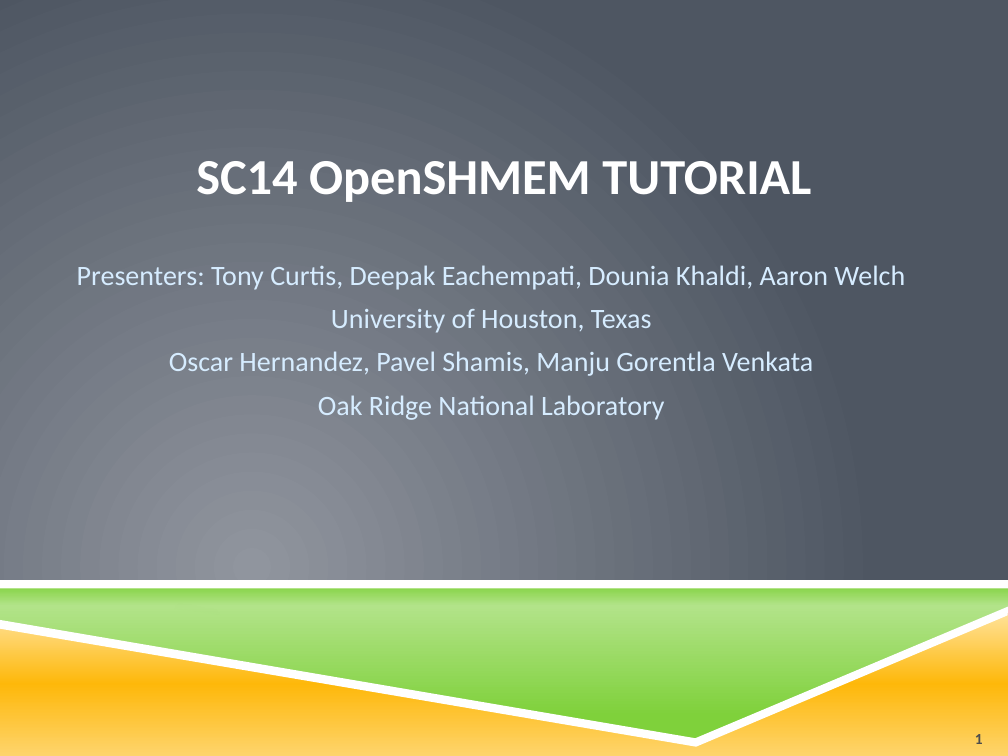
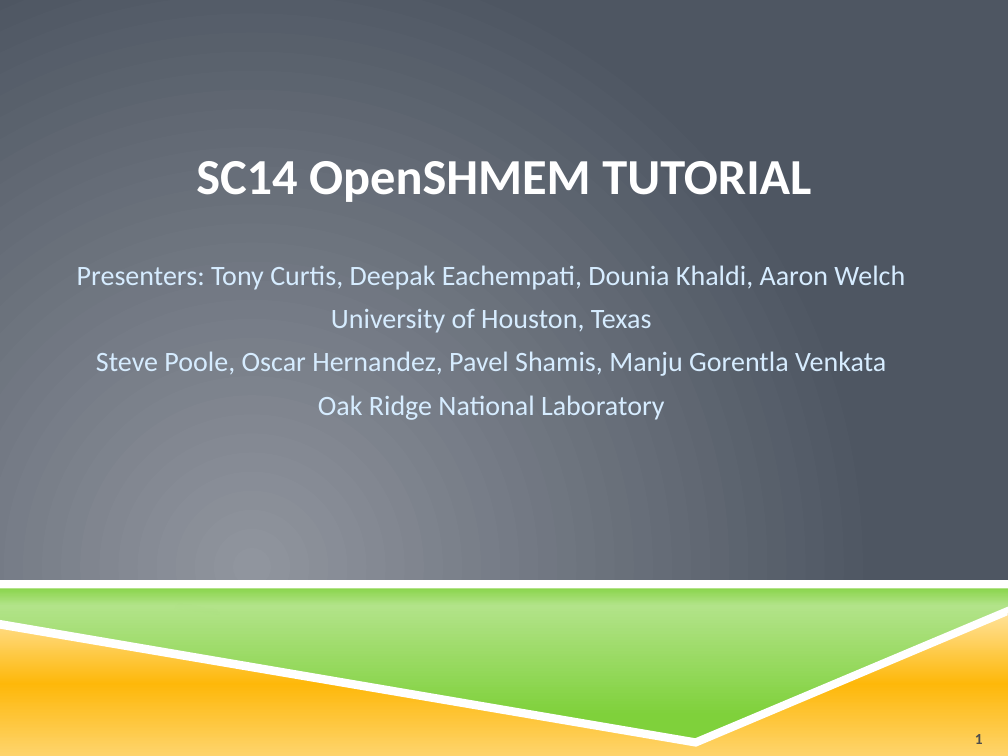
Before and after one commit to openshmem-org/sc14-tutorial, a slide deck: slide 1 of sc14-tutorial-intro.pptx. Drawn at 1008x756 pixels with LibreOffice and Linux fonts; fonts in the diff are those of the drawing; background and template pictures are left out. Boxes give left, top, right and bottom in pixels: in the first picture for what was removed or moved away, otherwise in the second. Text is boxed around its words. In the diff, an @@ line names an element or a change of style, - is before the commit and + after.

Commit message:
Addition of SP's name went weird...

```diff
--- a/sc14-tutorial-intro.pptx
+++ b/sc14-tutorial-intro.pptx
@@ subtitle at (96,351,886,376): text changed @@
-Oscar Hernandez, Pavel Shamis, Manju Gorentla Venkata
+Steve Poole, Oscar Hernandez, Pavel Shamis, Manju Gorentla Venkata
```
